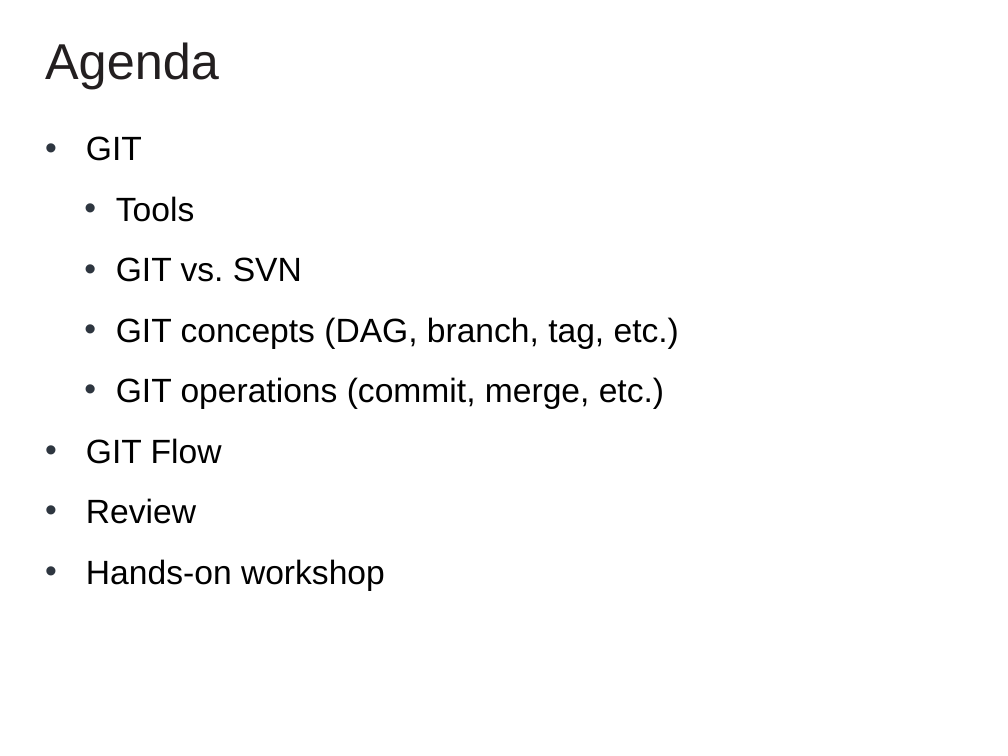
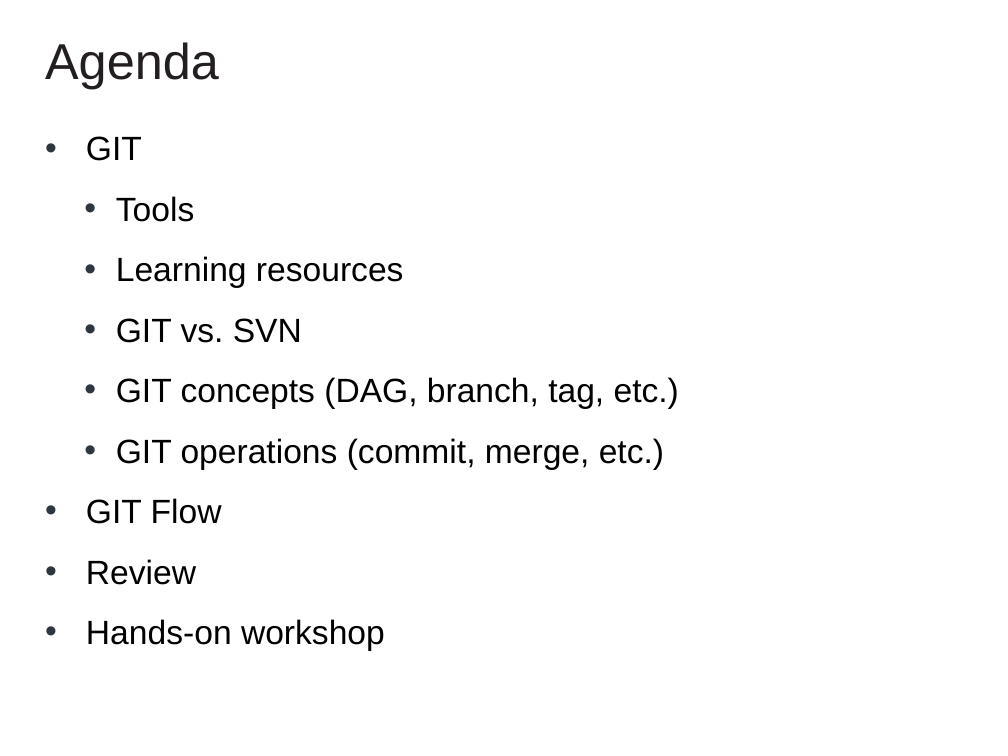
Before and after one commit to cvmocanu/git-presentation, a slide deck: slide 2 of GIT Presentation.pptx. Drawn at 1008x756 pixels with LibreOffice and Linux fonts; fonts in the diff are those of the drawing; background and template pictures are left out. Boxes give left, top, right and bottom in pixels: in the first picture for what was removed or moved away, otherwise in the second. Text is boxed around its words. In the diff, an @@ line names an element or a change of style, - is before the commit and + after.

Commit message:
add slide with learning resources for further study

```diff
--- a/GIT Presentation.pptx
+++ b/GIT Presentation.pptx
@@ text at box(116, 256, 404, 288): paragraph added @@
+          • Learning resources
```
Also in this commit, not shown: 1 slide added.
